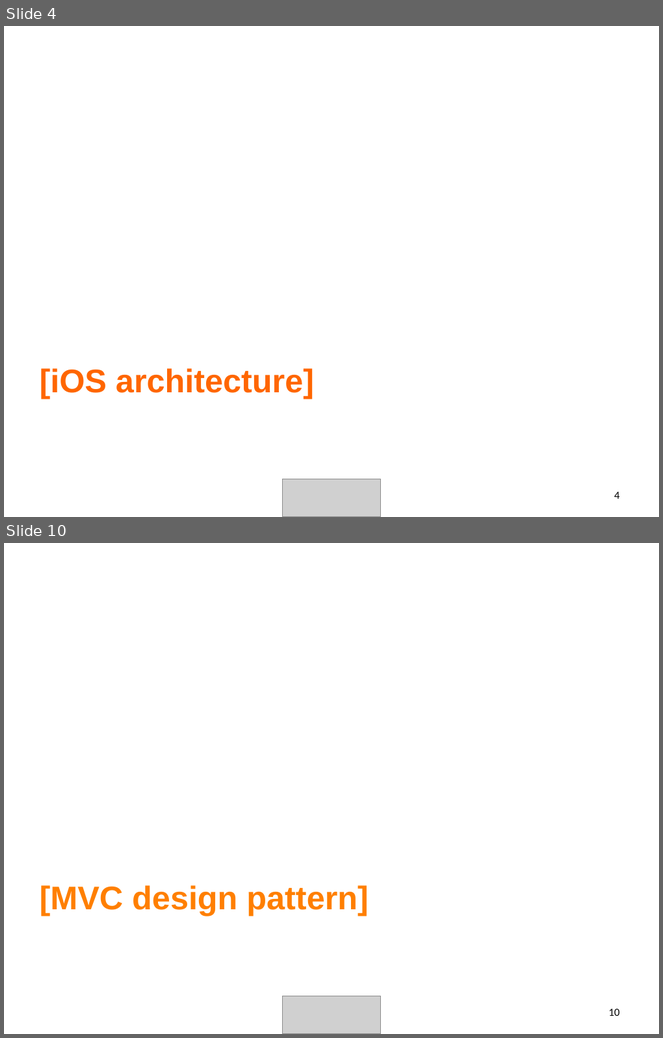
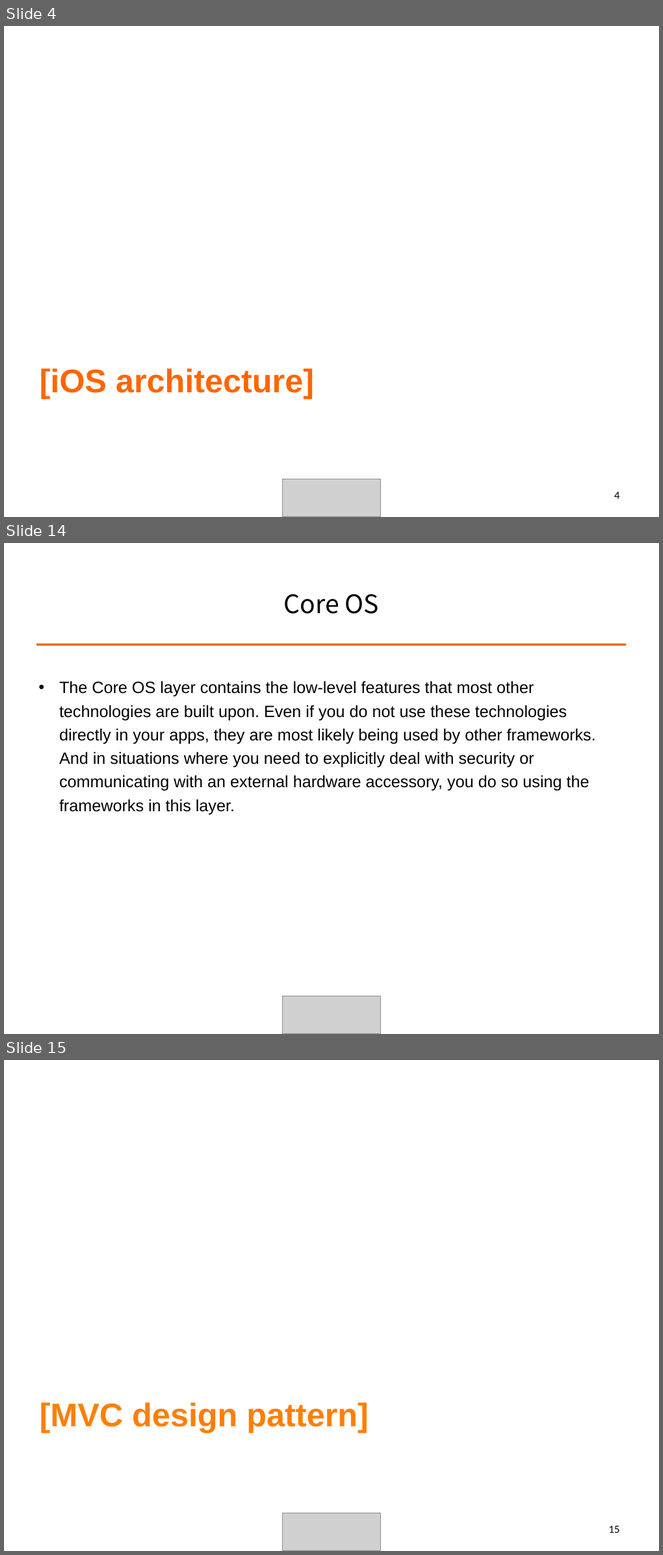
Before and after one commit to ALPHACamp/Camp-3-iOS-Dev, a slide deck: Class presentation/Week2 - Shyne/10-13-2014.ppt. Shown one above the other, each under a label of ours: slides 4 and 10 before the commit, slides 4, 14 and 15 after it; the slides between them are not shown. The pictures are 663x1038 and 663x1555 pixels, drawn with LibreOffice and Linux fonts; fonts in the diff are those of the drawing; grey boxes stand for pictures. Boxes give left, top, right and bottom in pixels: in the first picture for what was removed or moved away, otherwise in the second. Text is boxed around its words. In the diff, an @@ line names an element or a change of style, - is before the commit and + after.

```diff
--- a/Class presentation/Week2 - Shyne/10-13-2014.ppt
+++ b/Class presentation/Week2 - Shyne/10-13-2014.ppt
@@ slide 14 added at <box>4,543,659,1034</box>, background #FFFFFF @@
@@ title added at <box>284,594,379,614</box>, 28 pt, text #000000 @@
+Core OS
@@ line added from (36, 644) to (627, 644), #E46C0A 2.49 pt @@
@@ text added at <box>59,681,596,815</box>, 18 pt, text #000000 @@
+• The Core OS layer contains the low-level features that most other technologies are built upon. Even if you do not use these technologies directly in your apps, they are most likely being used by other frameworks. And in situations where you need to explicitly deal with security or communicating with an external hardware accessory, you do so using the frameworks in this layer.
@@ picture added at <box>282,997,381,1034</box> @@
@@ what was slide 10 is now slide 15 @@
@@ page number at <box>609,1526,620,1533</box>: text changed @@
-10
+15
```
Also in this commit, not shown: 2 slides changed, 14 other slides added, 8 slides removed, 3 other files.
